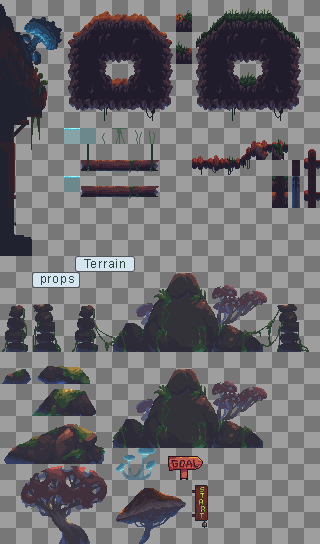
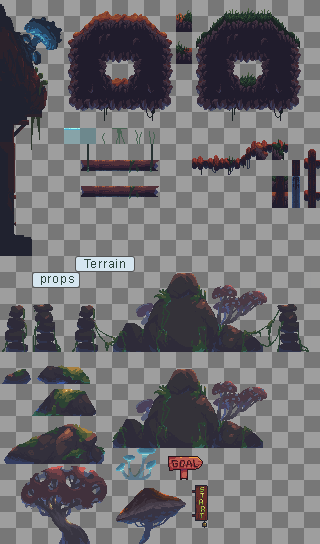
Revision of a layered (320, 544) image; what changed, layer by layer:
removed layer "Layer 685" (1st of 2) over bbox(64, 176, 80, 192)
